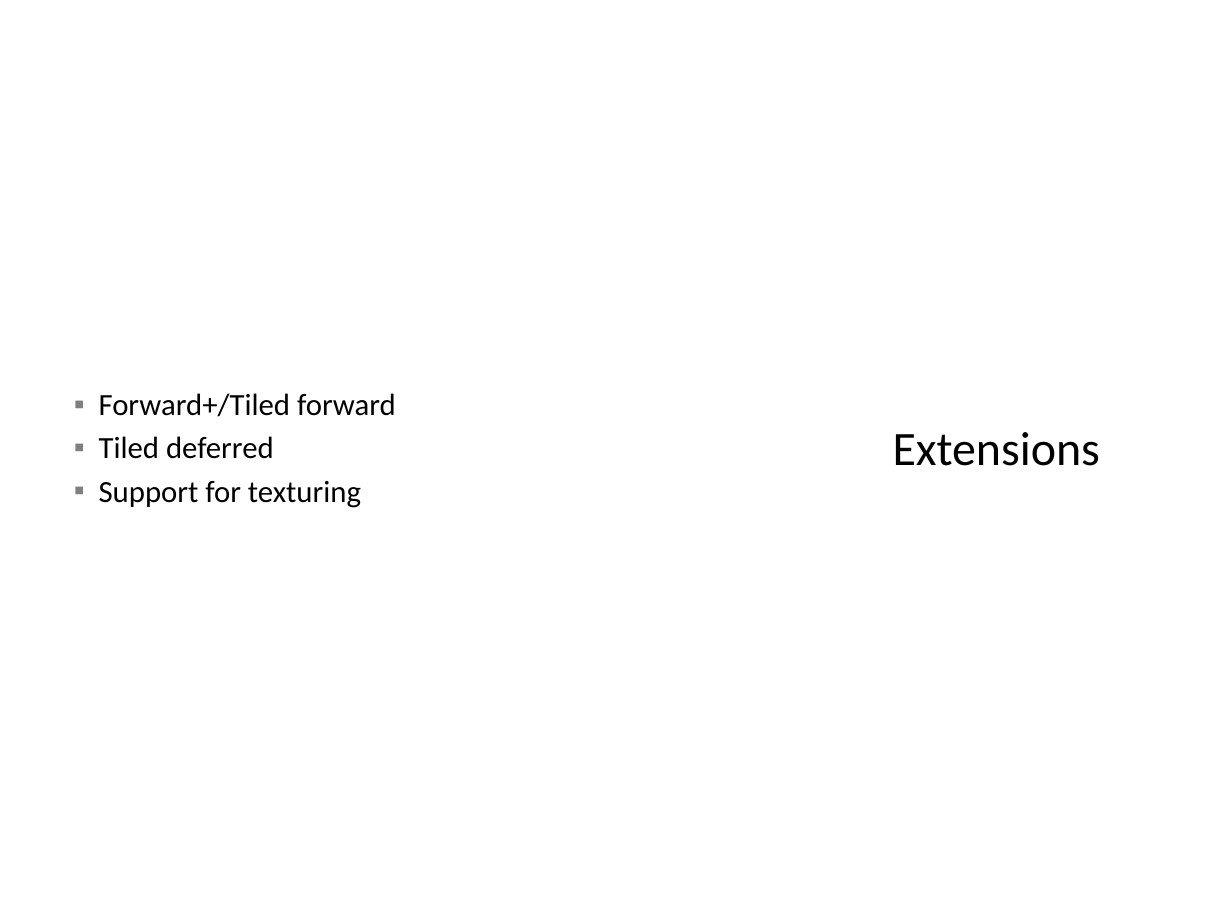
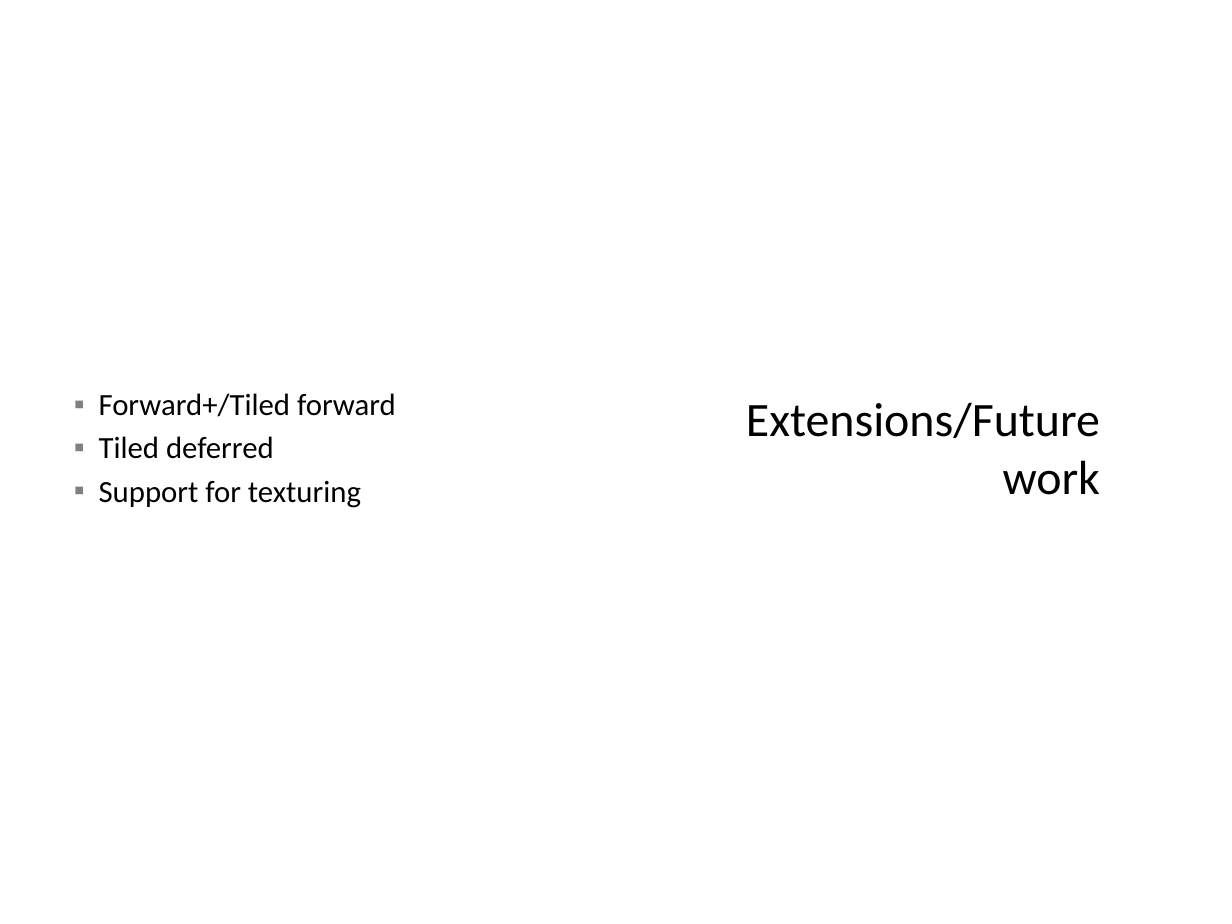
Before and after one commit to rohith10/ForwardPlus-InstantRadiosity, a slide deck: slide 10 of 565-Final-Presentation.pptx. Drawn at 1232x924 pixels with LibreOffice and Linux fonts; fonts in the diff are those of the drawing; background and template pictures are left out. Boxes give left, top, right and bottom in pixels: in the first picture for what was removed or moved away, otherwise in the second. Text is boxed around its words. In the diff, an @@ line names an element or a change of style, - is before the commit and + after.

```diff
--- a/565-Final-Presentation.pptx
+++ b/565-Final-Presentation.pptx
@@ title at bbox=[746, 402, 1100, 495]: text changed @@
-Extensions
+Extensions/Future work
```
Also in this commit, not shown: 1 other slide changed.
